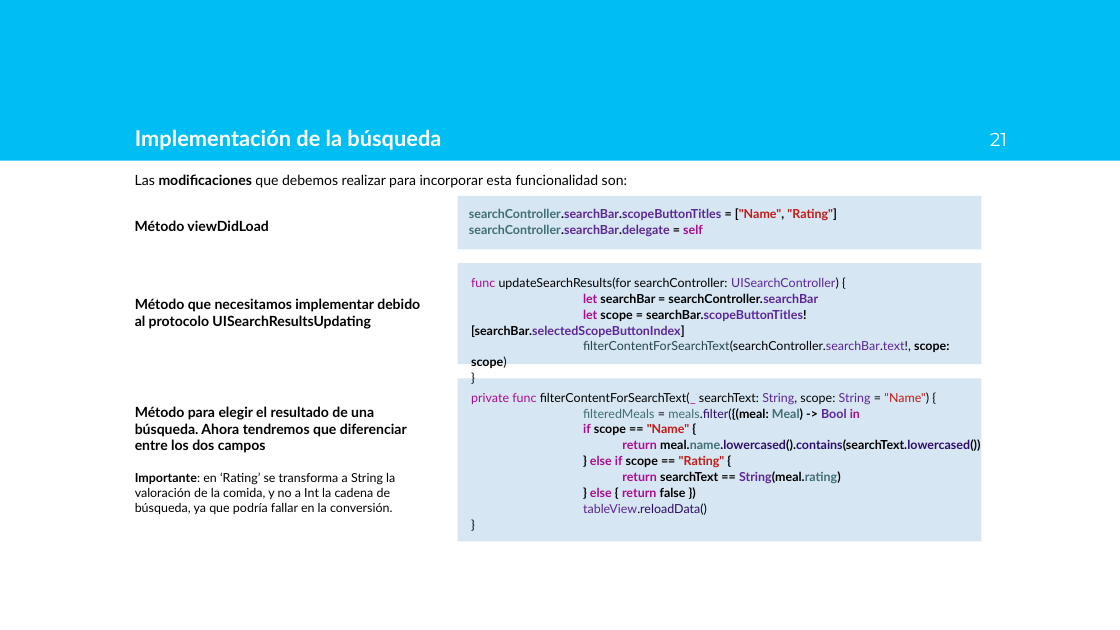
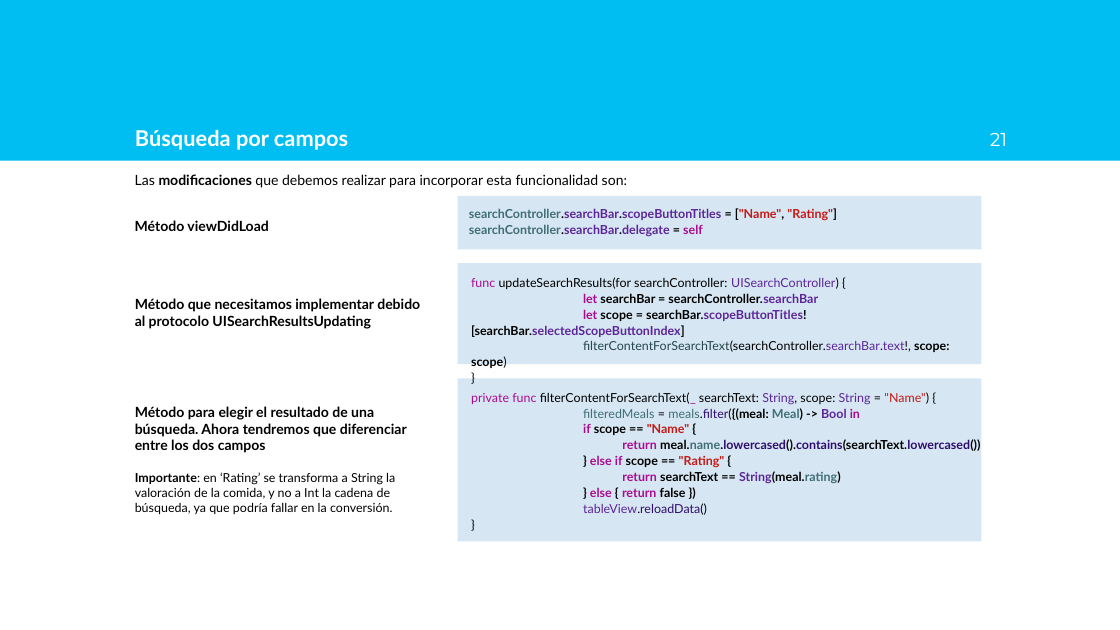
Before and after one commit to AlfonsoLRz/iOS_SearchBar, a slide deck: slide 21 of doc/Presentación.pptx. Drawn at 1120x630 pixels with LibreOffice and Linux fonts; fonts in the diff are those of the drawing; background and template pictures are left out. Boxes give left, top, right and bottom in pixels: in the first picture for what was removed or moved away, otherwise in the second. Text is boxed around its words. In the diff, an @@ line names an element or a change of style, - is before the commit and + after.

```diff
--- a/doc/Presentación.pptx
+++ b/doc/Presentación.pptx
@@ title at bbox=[135, 129, 348, 150]: text changed @@
-Implementación de la búsqueda
+Búsqueda por campos
```
Also in this commit, not shown: 9 other slides changed, 3 other files.
